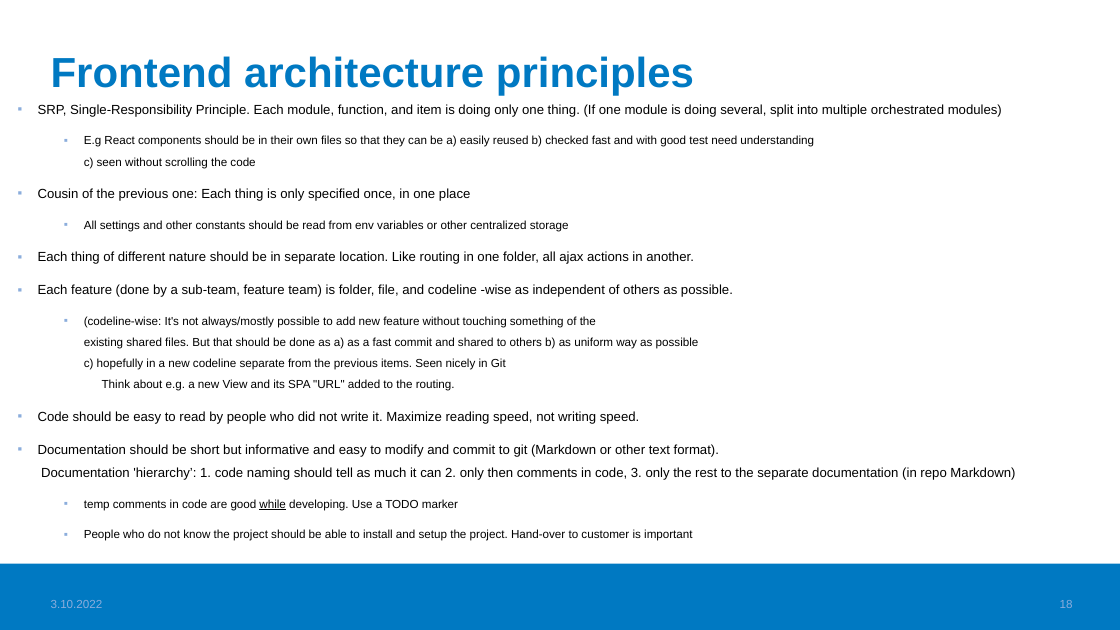
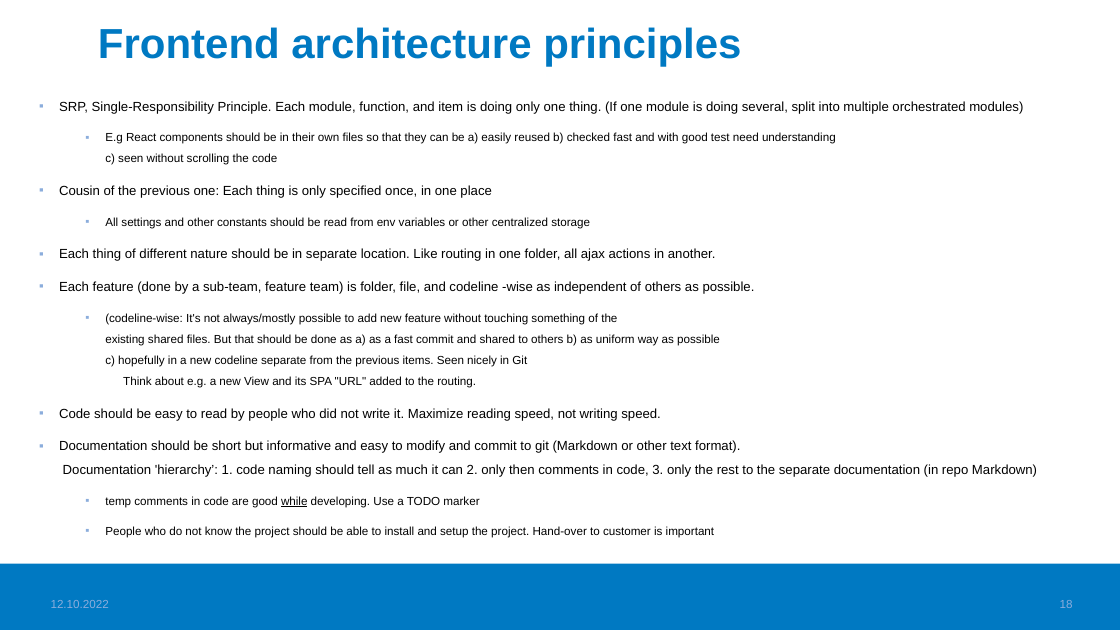
Before and after one commit to valju/docs_frontend_design, a slide deck: slide 18 of FrontendStuff_ForExam.pptx. Drawn at 1120x630 pixels with LibreOffice and Linux fonts; fonts in the diff are those of the drawing; background and template pictures are left out. Boxes give left, top, right and bottom in pixels: in the first picture for what was removed or moved away, otherwise in the second. Text is boxed around its words. In the diff, an @@ line names an element or a change of style, - is before the commit and + after.

Commit message:
Still formatting nicer for readers

```diff
--- a/FrontendStuff_ForExam.pptx
+++ b/FrontendStuff_ForExam.pptx
@@ title "Frontend architecture principles": place and size @@
-title "Frontend architecture principles" at [51,56,694,96]
+title "Frontend architecture principles" at [98,27,741,67]
@@ text "SRP, Single-Responsibility Principle. Each module, ...": place and size @@
-text "SRP, Single-Responsibility Principle. Each module, ..." at [38,104,1015,541]
+text "SRP, Single-Responsibility Principle. Each module, ..." at [59,101,1037,538]
@@ text at [51,600,109,608]: text changed @@
-3.10.2022
+12.10.2022
```
Also in this commit, not shown: 19 other slides changed, 3 other files.
